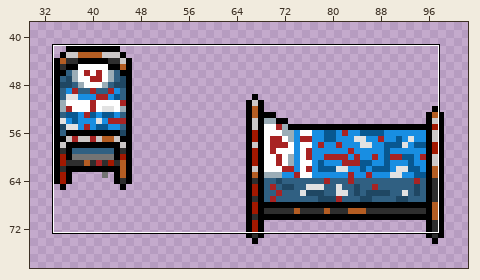
One commit to this pixel-art file: Team5-2d-Game/Assets/CahirMcCaffrey/Cahir McCaffrey art/objects/abandoned hostipal beds-Recovered.ase. The first picture is a wide view before the edit; the outline marks the close-up.
Close-up. As it was:
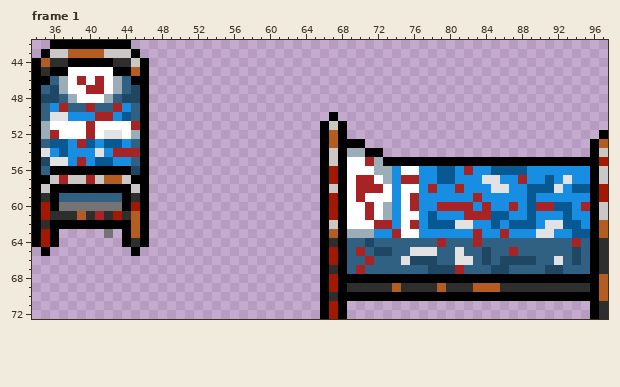
128x128 pixels, 1 frame. Colours within 5 levels of each other are drawn and written as one. Shown: frame 1: x 34..97, y 42..72. The wide view leaves out empty margins. The commit also changed other frames or places, which this record leaves out.
And afterwards:
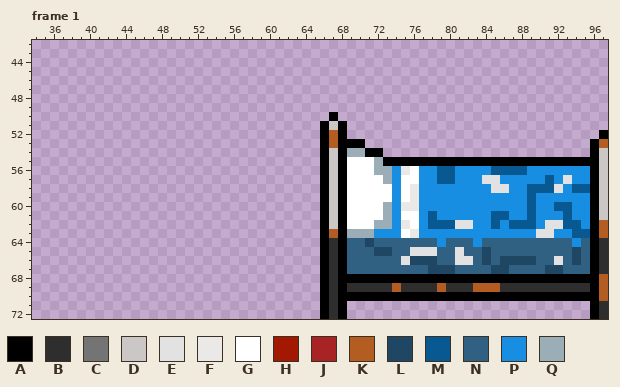
Palette (. is transparent): A #000000  B #2e2e2e  C #747474  D #cbc7c7  E #e2e2e2  F #ebe8e8  G #ffffff  H #a21800  J #a82323  K #b45d23  L #1f4763  M #085891  N #306082  P #188ee2  Q #9badb7
The exact change:
Frame 1:
y 42: x 36..44 AAAAAAAAA -> .........
y 43: x 35..45 ADDKKKKDDDA -> ...........
y 44: x 34..46 AKBBAAAAABBDA -> .............
y 45: x 34..46 ABAAGGGGGAAKA -> .............
y 46: x 34..46 AANQGJGJGQNAA -> .............
y 47: x 34..46 ANLQGGJJGQNLA -> .............
y 48: x 34..46 ALLNQGGGQNLLA -> .............
y 49: x 34..46 ANPJNNJNNJPNA -> .............
y 50: x 34..46 ANEEPPPJJPMNA -> .............
y 51: x 34..46 AQGGGGJGGGGJA -> .............
y 52: x 34..46 AQJGGGJGEEGQA -> .............
y 53: x 34..46 ANMMPJMPMMPNA -> .............
y 54: x 34..46 AEPMPPPEPJJJA -> .............
y 55: x 34..46 ALEEPJPMMPPNA -> .............; x 71 J -> G; x 97 H -> D
y 56: x 34..46 ANAAAAAAAAALA -> .............; x 67 H -> D; x 75 G -> F; x 82 J -> P
y 57: x 34..46 AADJDDJDKKDAA -> .............; x 67 H -> D; x 70..71 JJ -> GG; x 75..76 JJ -> GG; x 88 J -> P
y 58: x 34..46 ADAAAAAAAAADA -> .............; x 70..72 JJJ -> GGG; x 76 G -> F; x 78 J -> P; x 81 J -> P; x 97 H -> D
y 59: x 34..46 ABANNNNNNNABA -> .............; x 67 H -> D; x 70 J -> G; x 76 J -> F; x 83 J -> P; x 97 H -> D
y 60: x 34..46 AHACCCCCCCAHA -> .............; x 67 H -> D; x 71 J -> G; x 75..76 GJ -> FF; x 79..82 JJJJ -> PPPP; x 84 J -> P; x 87 J -> P; x 90..91 JJ -> PP; x 95 J -> P
y 61: x 34..46 AHBBBKBJBHBKA -> .............; x 67 H -> D; x 71 J -> G; x 82..84 JJJ -> PPP
y 62: x 34..46 ABAAAAAAAAAKA -> .............; x 72..73 JJ -> QQ; x 75..76 GJ -> FG
y 63: x 34..36 AHA -> ...; x 42 C -> .; x 44..46 AKA -> ...; x 74 J -> P; x 76 G -> F; x 83 J -> P; x 86 J -> P
y 64: x 34..36 AHA -> ...; x 44..46 ABA -> ...; x 79 J -> P; x 83 J -> P; x 94 J -> P
y 65: x 35 A -> .; x 45 A -> .; x 67 H -> B; x 70 J -> N; x 87 J -> N
y 66: x 67 H -> B; x 71 J -> N
y 67: x 70 J -> N; x 81 J -> N
y 68..69: x 67 H -> B
y 71..72: x 67 H -> B
Pixel boxes of the changes (left, top, right, bottom) in both close-ups:
erased: (32, 40, 149, 256)
changed: (329, 157, 608, 319)
